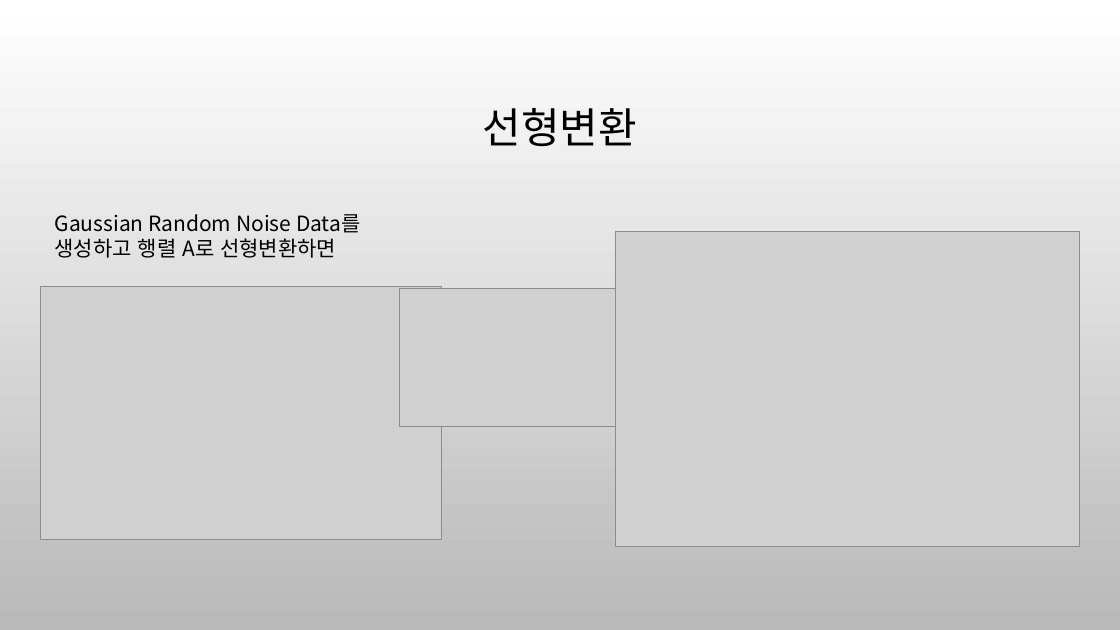
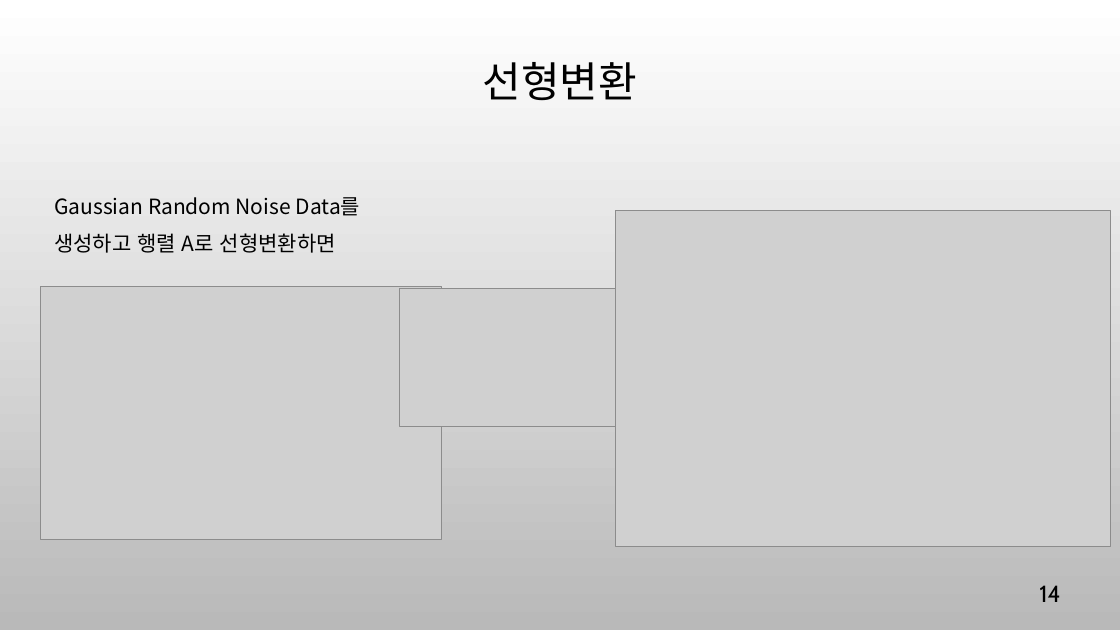
Before and after one commit to ancestor9/mathematics-for-machine-learning, a slide deck: slide 14 of w5_PCA_linear_transformation.pptx (slide 19 before the commit). Drawn at 1120x630 pixels with LibreOffice and Linux fonts; fonts in the diff are those of the drawing; grey boxes stand for pictures; background and template pictures are left out. Boxes give left, top, right and bottom in pixels: in the first picture for what was removed or moved away, otherwise in the second. Text is boxed around its words. In the diff, an @@ line names an element or a change of style, - is before the commit and + after.

```diff
--- a/w5_PCA_linear_transformation.pptx
+++ b/w5_PCA_linear_transformation.pptx
@@ title "선형변환": place and size @@
-title "선형변환" at (483,108,638,147)
+title "선형변환" at (483,62,638,101)
@@ text "Gaussian Random Noise Data를 생성하고 ...": place and size @@
-text "Gaussian Random Noise Data를 생성하고 ..." at (55,214,361,258)
+text "Gaussian Random Noise Data를 생성하고 ..." at (54,197,361,253)
@@ text "Gaussian Random Noise Data를 생성하고 ..." at (54,197,361,253): line spacing 1 to 1.5 @@
@@ picture: place and size @@
-picture at (615,232,1080,546)
+picture at (615,211,1111,546)
@@ page number added at (1039,585,1060,602), 20 pt, text #000000 @@
+14
```
Also in this commit, not shown: 12 other slides changed, 1 slide added, 5 slides removed.
